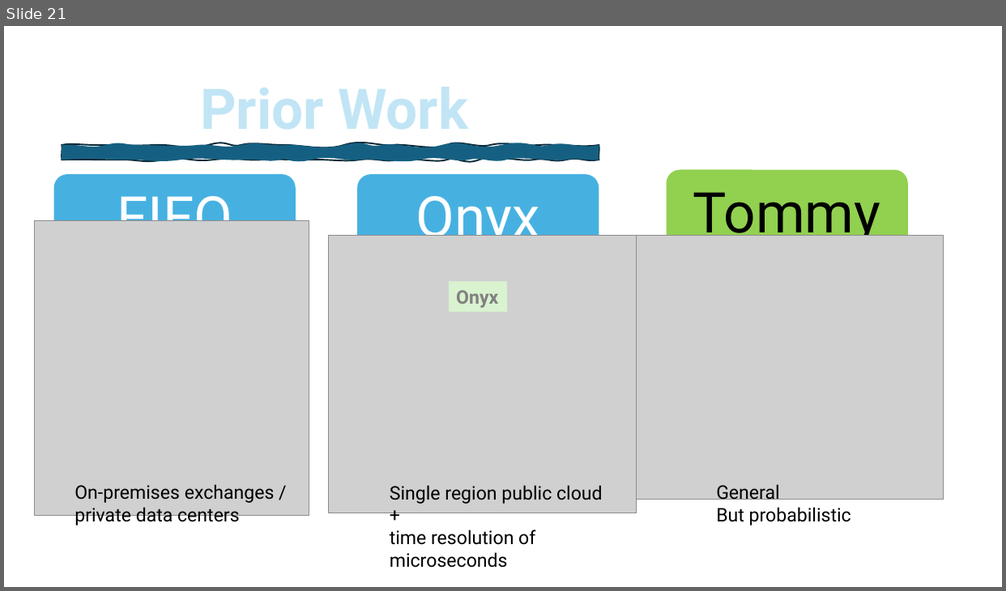
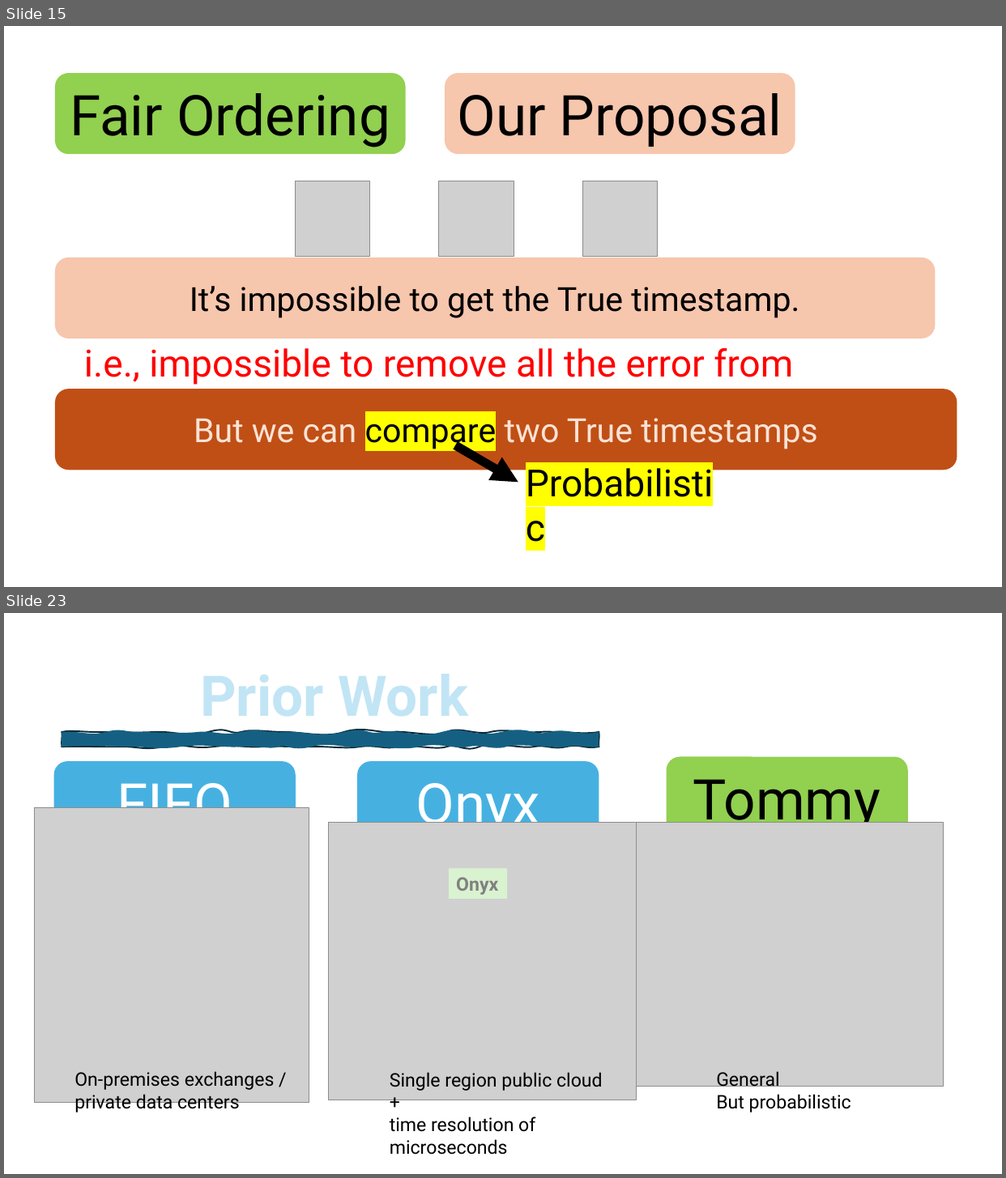
Before and after one commit to HaseebLUMS/Onyx-Presentation, a slide deck: tommy_hotnets_v2.pptx. Shown one above the other, each under a label of ours: slide 21 before the commit, slides 15 and 23 after it; the slides between them are not shown. The pictures are 1006x591 and 1006x1178 pixels, drawn with LibreOffice and Linux fonts; fonts in the diff are those of the drawing; grey boxes stand for pictures. Boxes give left, top, right and bottom in pixels: in the first picture for what was removed or moved away, otherwise in the second. Text is boxed around its words. In the diff, an @@ line names an element or a change of style, - is before the commit and + after.

Commit message:
updated

```diff
--- a/tommy_hotnets_v2.pptx
+++ b/tommy_hotnets_v2.pptx
@@ slide 15 added at [4, 26, 1002, 587], background #FFFFFF @@
@@ rounded rectangle added at [55, 73, 405, 154], fill #92D050, 54 pt, text #000000 @@
+Fair Ordering
@@ rounded rectangle added at [445, 73, 795, 154], fill #F6C6AD, 54 pt, text #000000 @@
+Our Proposal
@@ picture added at [296, 182, 370, 257] @@
@@ picture added at [439, 182, 513, 257] @@
@@ picture added at [582, 182, 658, 257] @@
@@ rounded rectangle added at [55, 258, 936, 338], fill #F6C6AD, 32 pt, text #000000 @@
+It’s impossible to get the True timestamp.
@@ text added at [84, 348, 793, 389], 36 pt, text #FF0000 @@
+i.e., impossible to remove all the error from clocks
@@ rounded rectangle added at [55, 389, 957, 470], fill #C04F15, 32 pt, text #FBE3D6 @@
+But we can compare two True timestamps
@@ arrow added from (455, 446) to (518, 483), #000000 8.5 pt @@
@@ text added at [518, 456, 738, 509], 36 pt, text #000000 @@
+Probabilistic
@@ what was slide 21 is now slide 23 @@
```
Also in this commit, not shown: 5 slides changed, 1 other slide added.
